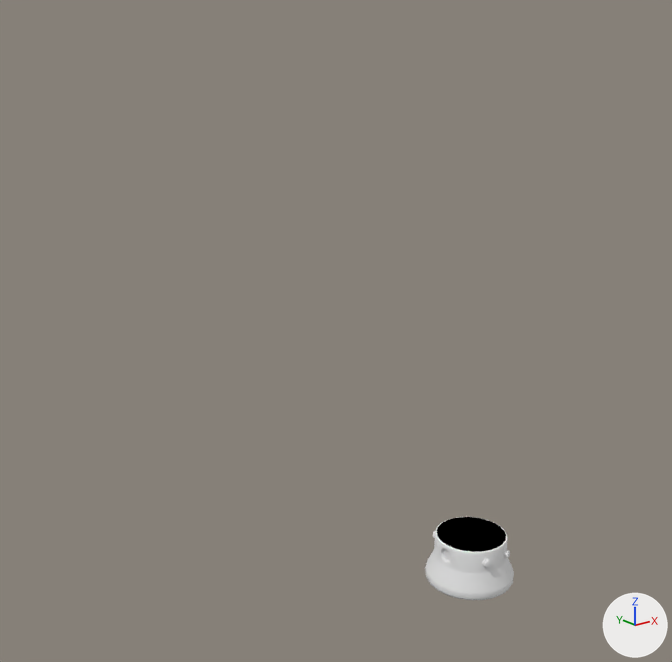
What one commit did to the Blender file vlabs2/vl.vlabs.com.ua/models/TheMedicine/TLOneStethoscope/TLOneStethoscope.blend.
Rendered twice from a camera (50 mm lens) standing at (-0.3, -0.271, 0.25) and looking at (-0.024, 0.074, 0.112). Lighting does not change. The marker at lower right points along +X, +Y and +Z.

Names of what the first picture shows: 'TLOneStethoscope', 'TLOneStethoscopeGlass'.
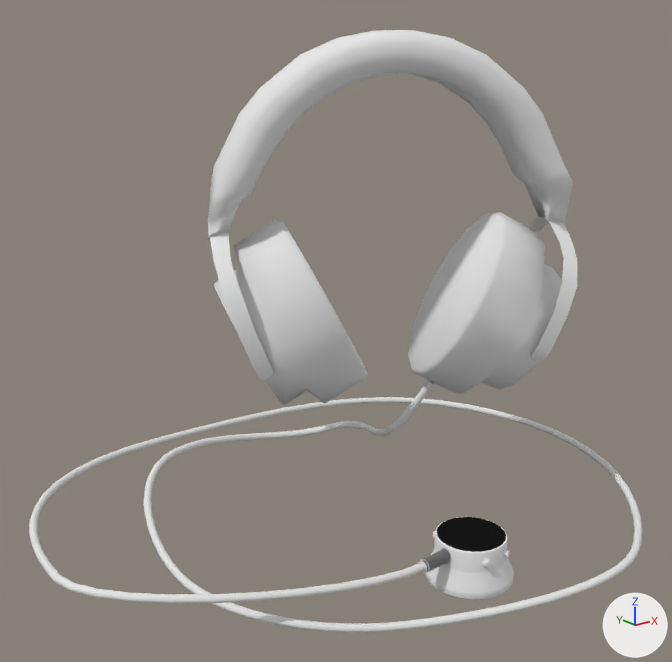
Location of each change, [x1, y1, x2, y2] in pixels of the pictures (672 x 662 px):
'TLOneStethoscope_headphones', added
    after: [29, 30, 642, 633]
'headphonesJack', added
    after: [419, 549, 450, 572]

Patch to the scene script:
```diff
--- a/vlabs2/vl.vlabs.com.ua/models/TheMedicine/TLOneStethoscope/TLOneStethoscope.blend.py
+++ b/vlabs2/vl.vlabs.com.ua/models/TheMedicine/TLOneStethoscope/TLOneStethoscope.blend.py
@@ mat_headphonesmaterial_001 @@
+mat_headphonesmaterial_001 = diffuse_material('headphonesMaterial.001')
+mat_headphonesmaterial_001.base_color = (0.8, 0.8, 0.8)  # white #e7e7e7
@@ mat_headphonesmaterial @@
+mat_headphonesmaterial = diffuse_material('headphonesMaterial')
+mat_headphonesmaterial.base_color = (0.8, 0.8, 0.8)  # white #e7e7e7
@@ me_headphonesgeometry @@
+me_headphonesgeometry.from_pydata(...)  # 1228 vertices, 1182 faces; spans x -0.18..0.134, y -0.129..0.136, z -0.125..0.129
+me_headphonesgeometry.materials.append(mat_headphonesmaterial_001)  # its picture is missing
@@ me_headphonesjackgeometry @@
+me_headphonesjackgeometry.from_pydata(...)  # 705 vertices, 624 faces; spans x 0.0..0.0376, y -0.0033..0.0033, z -0.0033..0.0034
+me_headphonesjackgeometry.materials.append(mat_headphonesmaterial)  # its picture is missing
@@ ob_tlonestethoscope_headphones @@
+ob_tlonestethoscope_headphones = bpy.data.objects.new('TLOneStethoscope_headphones', me_headphonesgeometry)
+ob_tlonestethoscope_headphones.parent = ob_tlonestethoscope
+ob_tlonestethoscope_headphones.location = (0.00756, 0.0696, 0.126)
@@ ob_headphonesjack @@
+ob_headphonesjack = bpy.data.objects.new('headphonesJack', me_headphonesjackgeometry)
+ob_headphonesjack.parent = ob_tlonestethoscope
+ob_headphonesjack.location = (-0.032, 0.0, 0.0174)
+_m = ob_headphonesjack.modifiers.new('Decimate', 'DECIMATE')
+_m.decimate_type = 'DISSOLVE'
+_m.ratio = 0.106
+_m.iterations = 2
+_m.angle_limit = 0.113
```
